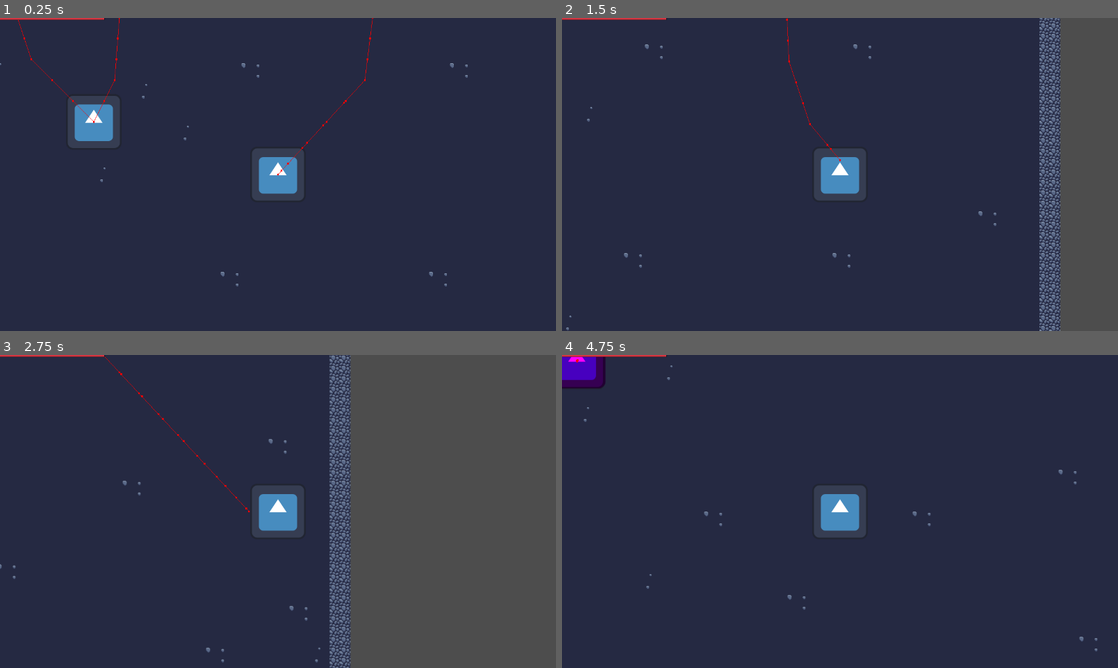
Above: before the commit, frames 1-4 (two rows, left to right).
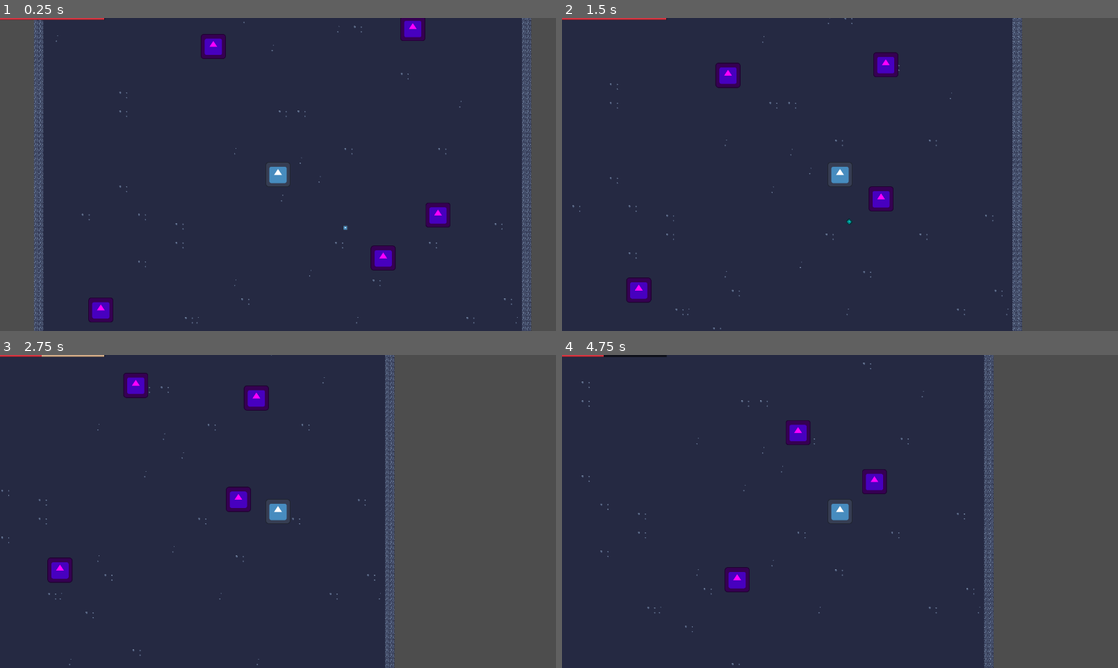
Above: after the commit, the same moments.

Repository: DevHatemAlDouh/Onga_bonga
Game: Godot game, scene res://battel_grawend.tscn
The game is run twice, just before and just after one commit, with the same random seed, the same clock (stepped at 60 frames per second) and the same inputs. The engine's default icon, where the game draws it, is replaced by a stand-in: a white triangle on a blue panel in a dark square.
Inputs:
- Up to frame 1 (0.25 s): no input
- Up to frame 2 (1.5 s): hold D (Right) 0.53-1.28 s; tap W (Top) at 0.6, 1.35 s; hold S (Down) from 1.28 s (still down)
- Up to frame 3 (2.75 s): release S (Down) at 2.03 s; hold D (Right) from 2.03 s (still down); tap W (Top) at 2.1 s
- Up to frame 4 (4.75 s): tap W (Top) at 2.85, 3.6, 4.35 s; release D (Right) at 3.53 s; hold A (Left) from 3.53 s (still down)

The runs differ from the first frame. In frame 1, 16% of the frame differs, in the area x 0-100%, y 0-100%; in frame 2, 10%; in frame 3, 12%; in frame 4, 26%.

Commit message:
Enemy spawner
Enemy spawner

Xp system

Diff:
--- a/Components/hurtbox.gd
+++ b/Components/hurtbox.gd
@@ -14,6 +14,7 @@
 	if area is HitBox:
 		var hitbox: HitBox = area
 		if hitbox != null:
-			got_hit.emit()
-			health.health -= hitbox.damage
-			received_damage.emit(hitbox.damage)
+			if get_parent().get_parent().name != hitbox.get_parent().get_parent().get_parent().name:
+				got_hit.emit()
+				health.health -= hitbox.damage
+				received_damage.emit(hitbox.damage)
--- /dev/null
+++ b/Components/xp.gd
@@ -0,0 +1,28 @@
+class_name XP
+extends Area2D
+
+var Xp: float
+
+func set_xp(value:float):
+	Xp = value
+
+
+
+func distance_formula(me:Vector2,target:Vector2):
+	var distance = sqrt((me.x - target.x)**2 + (me.y - target.y)**2)
+	return distance
+
+func makepath():
+	var Players = get_parent().get_parent().find_child("Players").get_children()
+	var Nerast_player : Vector2
+	var shotrest_distance = 100000
+	for i in Players.size():
+		if shotrest_distance >= distance_formula(global_position,Players[i].global_position):
+			Nerast_player = Players[i].global_position
+			shotrest_distance = distance_formula(global_position,Players[i].global_position)
+	return Nerast_player
+
+
+
+func get_xp() -> float:
+	return Xp
--- /dev/null
+++ b/Components/xp.tscn
@@ -0,0 +1,20 @@
+[gd_scene load_steps=4 format=3 uid="uid://dh4wshijexd47"]
+
+[ext_resource type="Script" uid="uid://ce8perc7xouce" path="res://Components/xp.gd" id="1_v724e"]
+[ext_resource type="Texture2D" uid="uid://fwuirhwta6q8" path="res://icon.svg" id="2_21itc"]
+
+[sub_resource type="RectangleShape2D" id="RectangleShape2D_21itc"]
+
+[node name="XP" type="Area2D"]
+script = ExtResource("1_v724e")
+
+[node name="Icon" type="Sprite2D" parent="."]
+modulate = Color(0, 1, 0.768627, 1)
+rotation = 0.785398
+scale = Vector2(0.2, 0.2)
+texture = ExtResource("2_21itc")
+
+[node name="CollisionShape2D" type="CollisionShape2D" parent="."]
+rotation = 0.785398
+scale = Vector2(1.2, 1.2)
+shape = SubResource("RectangleShape2D_21itc")
--- /dev/null
+++ b/Components/xp_detactor.gd
@@ -0,0 +1,16 @@
+class_name XP_detactor
+
+extends Area2D
+
+signal received_XP(XP: float)
+
+# Called when the node enters the scene tree for the first time.
+func _ready() -> void:
+	connect("area_entered",_on_area_entered)
+
+func _on_area_entered(area: Area2D) -> void:
+	if area is XP:
+		var Xp: XP = area
+		if Xp != null:
+			received_XP.emit(Xp.get_xp())
+			Xp.queue_free()
--- /dev/null
+++ b/Components/xp_detactor.tscn
@@ -0,0 +1,6 @@
+[gd_scene load_steps=2 format=3 uid="uid://c0yrli5mapbv"]
+
+[ext_resource type="Script" uid="uid://c5ljetnoa405n" path="res://Components/xp_detactor.gd" id="1_bx417"]
+
+[node name="XP detactor" type="Area2D"]
+script = ExtResource("1_bx417")
--- a/Enemy/001.gd
+++ b/Enemy/001.gd
@@ -1,6 +1,8 @@
 extends CharacterBody2D
 
 const Speed = 200
+@onready var Xp = preload("uid://dh4wshijexd47")
+
 @onready var nav_agent := $NavigationAgent2D as NavigationAgent2D
 
 func _physics_process(_delta: float) -> void:
@@ -26,5 +28,13 @@
 	makepath()
 
 
+func xp():
+	var Xp_orb = Xp.instantiate()
+	Xp_orb.set_deferred("global_position",global_position)
+	await get_tree().process_frame
+	return Xp_orb
+
+
 func _on_health_health_depleted() -> void:
+	get_parent().get_parent().get_node("XP").add_child(await xp())
 	queue_free()
--- a/Enemy/001.tscn
+++ b/Enemy/001.tscn
@@ -15,8 +15,8 @@
 [sub_resource type="RectangleShape2D" id="RectangleShape2D_a1ogv"]
 size = Vector2(128, 128)
 
-[node name="001" type="CharacterBody2D"]
-collision_layer = 4
+[node name="001" type="CharacterBody2D" groups=["Enamy"]]
+collision_layer = 5
 collision_mask = 3
 motion_mode = 1
 wall_min_slide_angle = 0.0
@@ -53,7 +53,6 @@
 metadata/_custom_type_script = "uid://tscn7y28rhmh"
 
 [node name="NavigationAgent2D" type="NavigationAgent2D" parent="." groups=["Enamy"]]
-debug_enabled = true
 
 [node name="Timer" type="Timer" parent="."]
 wait_time = 0.2
--- a/Player/player.gd
+++ b/Player/player.gd
@@ -1,6 +1,6 @@
 extends CharacterBody2D
 
-@onready var Stone = preload("res://Projectile/stone.tscn")
+@onready var Stone = preload("uid://8hh3mh3k5e4n")
 
 const SPEED = 500.0
 var dir : Vector2
@@ -27,7 +27,7 @@
 			shotrest_distance = distance_formula(global_position,Enames[i].global_position)
 	return Nerast_enamy
 
-func Wapon():
+func wapon():
 	var Wapon = Wapons.get_children()
 	var stone_tamp = Stone.instantiate()
 	add_child(stone_tamp)
@@ -39,7 +39,7 @@
 
 func _physics_process(_delta: float) -> void:
 	if makepath() != Vector2.ZERO && can_attack:
-		Can_attack.start(Wapon())
+		Can_attack.start(wapon())
 		can_attack = false
 	velocity = dir * SPEED
 	move_and_slide()
--- a/Player/player.tscn
+++ b/Player/player.tscn
@@ -1,10 +1,11 @@
-[gd_scene load_steps=8 format=3 uid="uid://br70xqp46f5hb"]
+[gd_scene load_steps=10 format=3 uid="uid://br70xqp46f5hb"]
 
 [ext_resource type="Script" uid="uid://bjyfs40uiptbo" path="res://Player/player.gd" id="1_btcbx"]
 [ext_resource type="Texture2D" uid="uid://fwuirhwta6q8" path="res://icon.svg" id="1_l8h54"]
 [ext_resource type="Script" uid="uid://dt2xrxrn812gc" path="res://Components/hurtbox.gd" id="2_4ntmi"]
 [ext_resource type="PackedScene" uid="uid://dxewwf8xymrh2" path="res://Components/UI/Health_bar.tscn" id="3_fhl08"]
 [ext_resource type="Script" uid="uid://tscn7y28rhmh" path="res://Components/health.gd" id="3_gwnis"]
+[ext_resource type="Script" uid="uid://c5ljetnoa405n" path="res://Components/xp_detactor.gd" id="6_fhl08"]
 
 [sub_resource type="CircleShape2D" id="CircleShape2D_k53q1"]
 radius = 62.8013
@@ -12,9 +13,12 @@
 [sub_resource type="RectangleShape2D" id="RectangleShape2D_k53q1"]
 size = Vector2(128, 128)
 
+[sub_resource type="RectangleShape2D" id="RectangleShape2D_vtle1"]
+size = Vector2(128, 128)
+
 [node name="Player" type="CharacterBody2D" node_paths=PackedStringArray("Wapons", "Can_attack") groups=["Player"]]
-collision_layer = 2
-collision_mask = 13
+collision_layer = 3
+collision_mask = 44
 wall_min_slide_angle = 0.0
 script = ExtResource("1_btcbx")
 Wapons = NodePath("Wapons")
@@ -39,6 +43,13 @@
 [node name="CollisionShape2D" type="CollisionShape2D" parent="HurtBox"]
 shape = SubResource("RectangleShape2D_k53q1")
 
+[node name="XP_detactor" type="Area2D" parent="."]
+script = ExtResource("6_fhl08")
+metadata/_custom_type_script = "uid://c5ljetnoa405n"
+
+[node name="CollisionShape2D" type="CollisionShape2D" parent="XP_detactor"]
+shape = SubResource("RectangleShape2D_vtle1")
+
 [node name="UI" type="CanvasLayer" parent="."]
 
 [node name="Health Bar" parent="UI" node_paths=PackedStringArray("HP") instance=ExtResource("3_fhl08")]
@@ -47,7 +58,6 @@
 [node name="Wapons" type="Node2D" parent="."]
 
 [node name="W1" type="Marker2D" parent="Wapons"]
-position = Vector2(0, -120)
 
 [node name="W2" type="Marker2D" parent="Wapons"]
 position = Vector2(90, -90)
--- a/Projectile/stone.gd
+++ b/Projectile/stone.gd
@@ -37,4 +37,5 @@
 
 
 func _on_hit_box_area_entered(area: Area2D) -> void:
-	queue_free()
+	if get_parent().get_parent().name != area.get_parent().get_parent().name:
+		queue_free()
--- a/Projectile/stone.tscn
+++ b/Projectile/stone.tscn
@@ -30,7 +30,7 @@
 [node name="Attack" type="Timer" parent="."]
 one_shot = true
 
-[node name="NavigationAgent2D" type="NavigationAgent2D" parent="." groups=["Player"]]
+[node name="NavigationAgent2D" type="NavigationAgent2D" parent="."]
 
 [connection signal="area_entered" from="HitBox" to="." method="_on_hit_box_area_entered"]
 [connection signal="screen_exited" from="VisibleOnScreenEnabler2D" to="." method="_on_visible_on_screen_enabler_2d_screen_exited"]
--- /dev/null
+++ b/battel_grawend.gd
@@ -0,0 +1,21 @@
+extends Node2D
+
+@onready var E001 = preload("uid://is57xa3if7hx")
+
+@export var Enamy_number : int
+
+@export var Enemy_list : Node2D
+
+func Spawner():
+	for i in Enamy_number:
+		var RNG = RandomNumberGenerator.new()
+		var pos : Vector2
+		pos.x = RNG.randf_range(-1000,1000)
+		pos.y = RNG.randf_range(-1000,1000)
+		var Enamy = E001.instantiate()
+		Enamy.global_position = pos
+		Enemy_list.add_child(Enamy)
+
+func _process(_delta: float) -> void:
+	if Enemy_list.get_children().size() == 0:
+		Spawner()
--- a/battel_grawend.tscn
+++ b/battel_grawend.tscn
@@ -1,9 +1,8 @@
-[gd_scene load_steps=10 format=4 uid="uid://dsqeghera187s"]
+[gd_scene load_steps=9 format=4 uid="uid://dsqeghera187s"]
 
+[ext_resource type="Script" uid="uid://dejloasny1gdk" path="res://battel_grawend.gd" id="1_7l666"]
 [ext_resource type="Texture2D" uid="uid://ccrgvi48na84l" path="res://BG/Asset/Grawend.png" id="1_lxx0y"]
 [ext_resource type="PackedScene" uid="uid://br70xqp46f5hb" path="res://Player/player.tscn" id="1_n5y48"]
-[ext_resource type="PackedScene" uid="uid://is57xa3if7hx" path="res://Enemy/001.tscn" id="2_yc365"]
-[ext_resource type="Texture2D" uid="uid://fwuirhwta6q8" path="res://icon.svg" id="3_7l666"]
 
 [sub_resource type="NavigationPolygon" id="NavigationPolygon_yc365"]
 vertices = PackedVector2Array(24, 24, -24, 24, -24, -24, 24, -24)
@@ -88,7 +87,10 @@
 navigation_layer_0/layers = 1
 sources/1 = SubResource("TileSetAtlasSource_yc365")
 
-[node name="Battel grawend" type="Node2D"]
+[node name="Battel grawend" type="Node2D" node_paths=PackedStringArray("Enemy_list")]
+script = ExtResource("1_7l666")
+Enamy_number = 5
+Enemy_list = NodePath("Enemys")
 
 [node name="BG" type="Node2D" parent="."]
 
@@ -99,20 +101,10 @@
 [node name="Players" type="Node2D" parent="."]
 
 [node name="Player" parent="Players" instance=ExtResource("1_n5y48")]
-position = Vector2(424, 121)
 
 [node name="Camera2D" type="Camera2D" parent="Players/Player"]
-
-[node name="Icon" type="Sprite2D" parent="Players"]
-texture = ExtResource("3_7l666")
+zoom = Vector2(0.45, 0.45)
 
 [node name="Enemys" type="Node2D" parent="."]
 
-[node name="001" parent="Enemys" instance=ExtResource("2_yc365")]
-position = Vector2(95, -713)
-
-[node name="002" parent="Enemys" instance=ExtResource("2_yc365")]
-position = Vector2(678, -552)
-
-[node name="003" parent="Enemys" instance=ExtResource("2_yc365")]
-position = Vector2(-209, -694)
+[node name="XP" type="Node2D" parent="."]
--- a/project.godot
+++ b/project.godot
@@ -61,7 +61,7 @@
 
 2d_physics/layer_1="Wall"
 2d_physics/layer_2="Player"
-2d_physics/layer_3="Enamy"
+2d_physics/layer_3="Enemy"
 2d_physics/layer_4="Boss"
 
 [rendering]
Not shown, added: Components/xp.gd.uid
Not shown, added: Components/xp_detactor.gd.uid
Not shown, added: battel_grawend.gd.uid
Not shown, added: enemys.gd.uid
